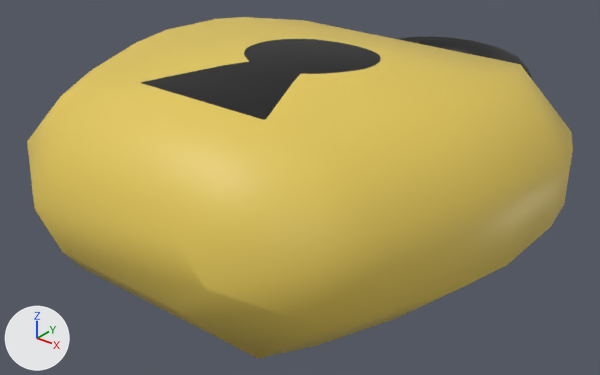
One commit to the FBX model Assets/Models/Lock.fbx: the scene before it, then after it.
The view is the same before and after, from a 50 mm camera at (3.14, -3.35, 2.7) aimed at (-0.1, 0.7, 0.19). The lights are fixed; the arrows at lower left show +X, +Y and +Z. The first picture is the older version.

Script lines for the objects in view, before the commit:
```python
me_cube_001 = bpy.data.meshes.new('Cube.001')
me_cube_001.from_pydata(...)  # 149 vertices, 126 faces; spans x -1.57..1.57, y -1.0..3.08, z -0.1..1.17
me_cube_001.materials.append(mat_material_001)  # picture img_lock_png
ob_cube = bpy.data.objects.new('Cube', me_cube_001)
ob_cube.location = (0.0, 0.0, 0.0)
```
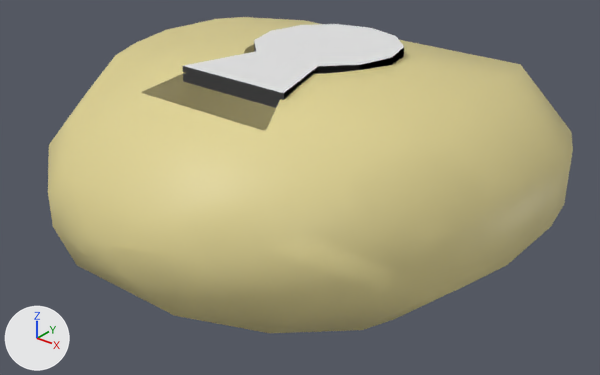
Commit message: Lock Changed Final

Boxes [x1, y1, x2, y2] around the edits, measured in the pictures (600 x 375 px):
'Cube', surface changed, reshaped (yellow to beige, 7% shorter)
    before: [27, 17, 573, 358]
    after: [48, 17, 573, 333]
part 1 of me_cube_001, added
    after: [182, 24, 404, 108]
part 2 of me_cube_001, cut back
    before: [27, 97, 471, 358]
    after: [48, 110, 471, 333]
part 3 of me_cube_001, surface changed
    before: [61, 43, 471, 260]
    after: [51, 43, 471, 254]
part 4 of me_cube_001, recoloured (yellow to beige)
    before: [61, 17, 573, 358]
    after: [51, 17, 573, 333]

What changed in the scene script:
```text
Change img_lock_png:
    img_lock_png: load_image('lock.png', '../Sprites/lock.png', 859, 831, 'sRGB') -> load_image('lock.png', '../Sprites/lock.png', 859, 831, 'Non-Color')
Add mat_keyhole:
    mat_keyhole = principled_material('KeyHole')
    mat_keyhole.base_color = (0.8, 0.8, 0.8)  # white #e7e7e7
Add mat_lock_yellow:
    mat_lock_yellow = bpy.data.materials.new('Lock_Yellow')
    # uses the picture img_lock_png
Change me_cube_001:
    used by ob_cube; location = (0.0, 0.0, 0.0)
    remove me_cube_001.from_pydata(...)  # 149 vertices, 126 faces; spans x -1.57..1.57, y -1.0..3.08, z -0.1..1.17
    add me_cube_001.from_pydata(...)  # 183 vertices, 149 faces; spans x -1.57..1.57, y -1.09..3.08, z -0.1..1.2
    me_cube_001 part 1: a new loose piece of 26 vertices spanning x -0.49..0.49, y -0.06..1.35, z 1.1..1.2, in mat_keyhole (white #e7e7e7)
    me_cube_001 part 2
    8 vertices are removed from x -0.68..0.68, y -1.0, z 0.32..0.75
    9 faces are deleted
    16 vertices move from x -1.28..1.28, y -0.7..-0.37, z -0.07..1.14 to x -1.38..1.38, y -0.6..-0.08, z -0.09..1.16
    16 vertices are added at x -0.58..0.58, y -1.09..-0.96, z 0.24..0.83
    17 new faces join them, mat_lock_yellow
    me_cube_001 part 3: 6 kept faces spanning x -1.46..1.46, y -0.6..0.14, z 0.68..1.17 get new texture (UV) coordinates
    me_cube_001 part 4: 117 faces spanning x -1.57..1.57, y -0.6..3.08, z -0.1..1.17 switch from mat_material_001 (picture img_lock_png) to mat_lock_yellow
    add me_cube_001.materials.append(mat_keyhole)  # white #e7e7e7
```
